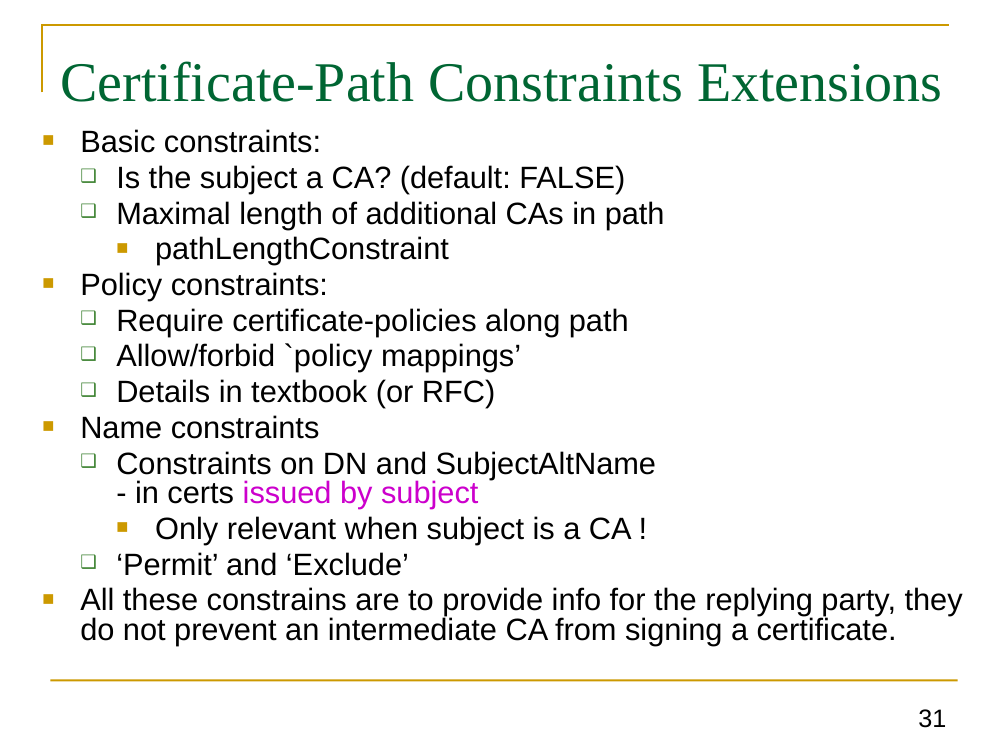
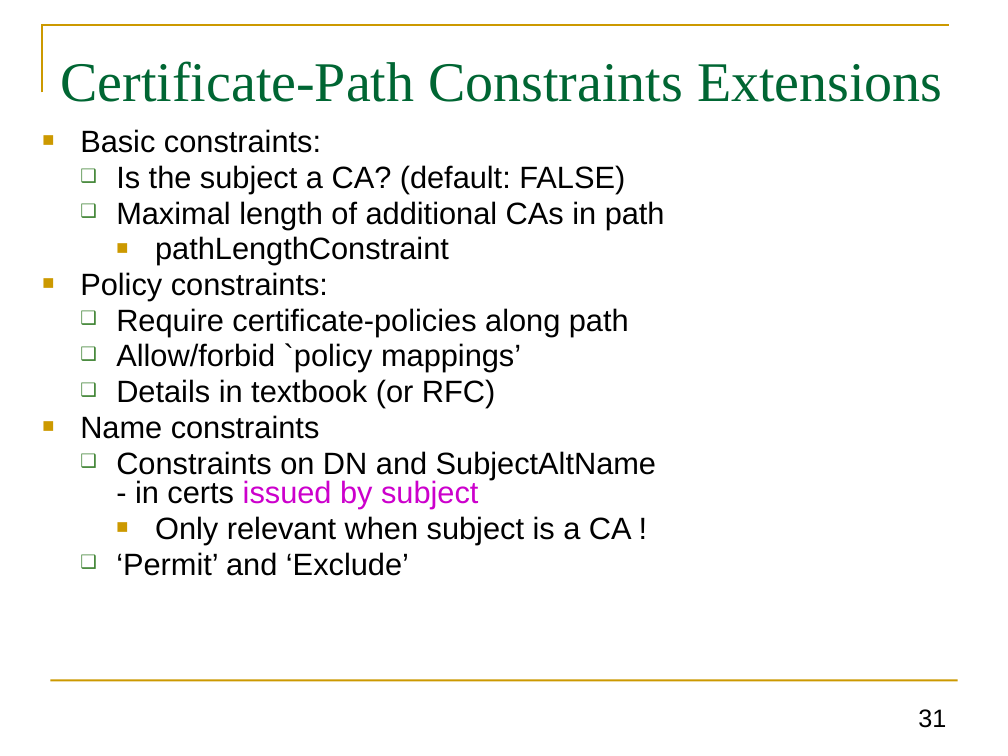
Before and after one commit to GhadaAlmashaqbeh/GhadaAlmashaqbeh.github.io, a slide deck: slide 31 of courses/cse3400-s2021/lecture12.pptx. Drawn at 1008x756 pixels with LibreOffice and Linux fonts; fonts in the diff are those of the drawing. Boxes give left, top, right and bottom in pixels: in the first picture for what was removed or moved away, otherwise in the second. Text is boxed around its words. In the diff, an @@ line names an element or a change of style, - is before the commit and + after.

```diff
--- a/courses/cse3400-s2021/lecture12.pptx
+++ b/courses/cse3400-s2021/lecture12.pptx
@@ text at <box>80,587,963,645</box>: paragraph removed @@
-■ All these constrains are to provide info for the replying party, they do not prevent an intermediate CA from signing a certificate.
```
Also in this commit, not shown: 8 other slides changed, 3 other files.
